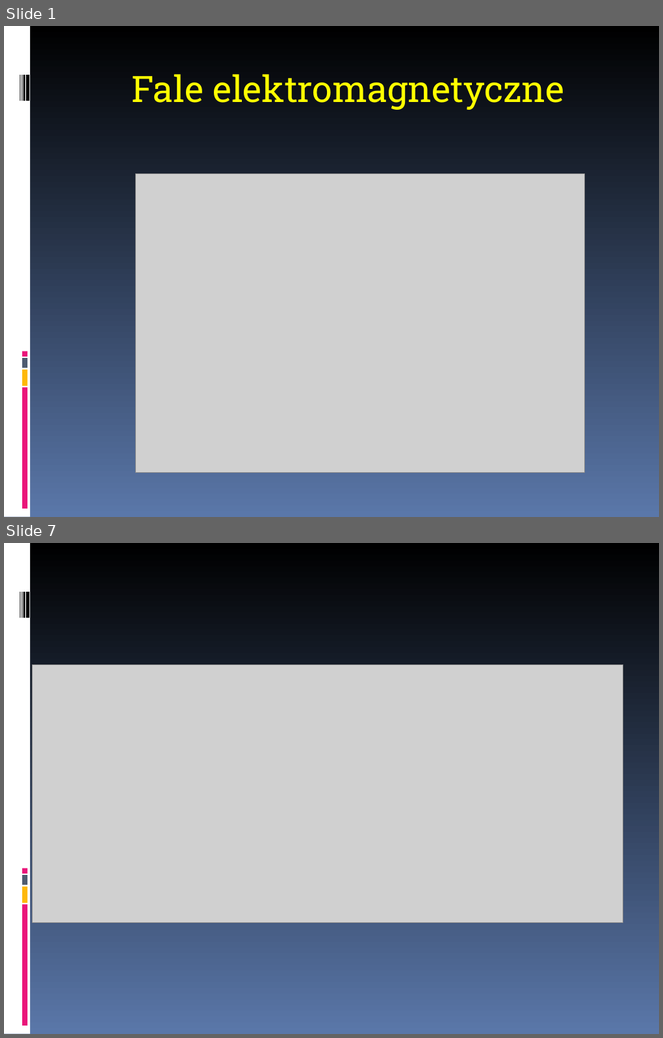
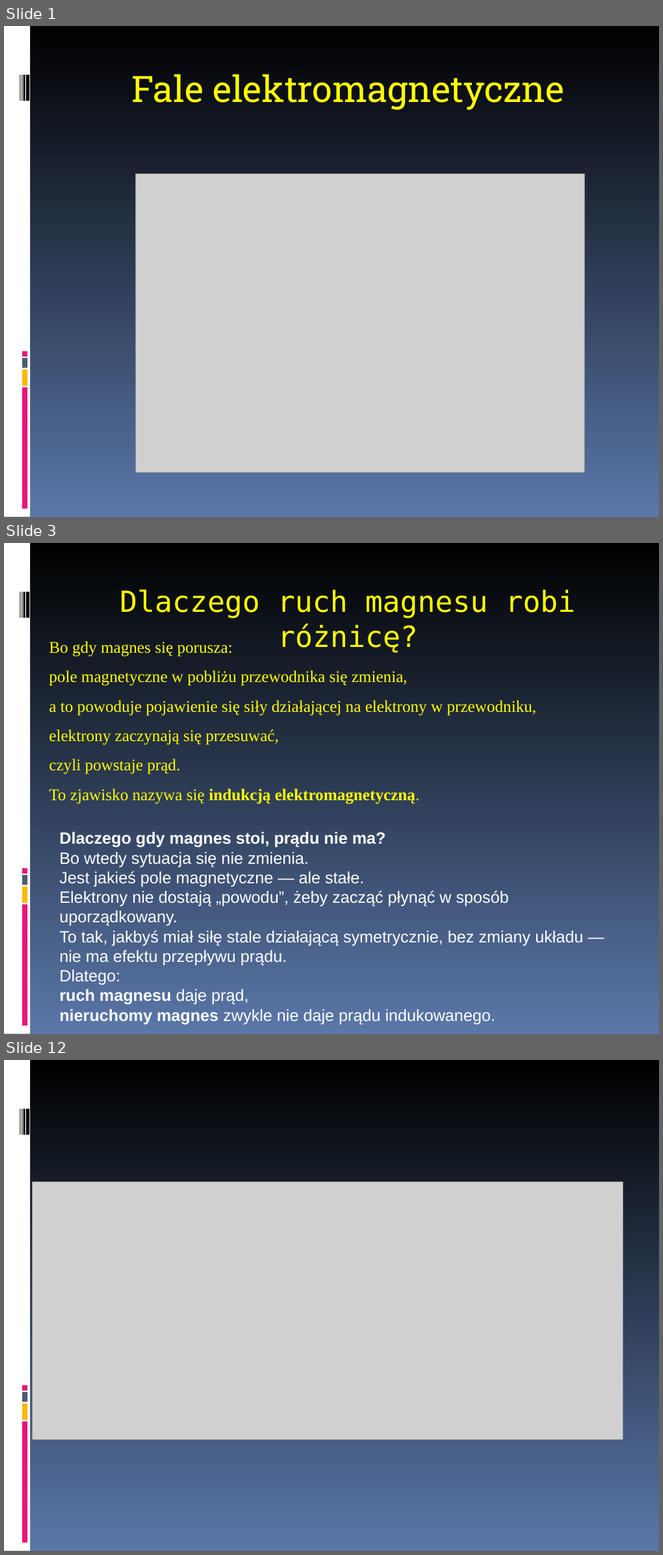
Before and after one commit to MichalMus/Fizyka-w-szkole, a slide deck: 4.Drgania i fale/5.Fale elektromagnetyczne.ppt. Shown one above the other, each under a label of ours: slides 1 and 7 before the commit, slides 1, 3 and 12 after it; the slides between them are not shown. The pictures are 663x1038 and 663x1555 pixels, drawn with LibreOffice and Linux fonts; fonts in the diff are those of the drawing; grey boxes stand for pictures. Boxes give left, top, right and bottom in pixels: in the first picture for what was removed or moved away, otherwise in the second. Text is boxed around its words. In the diff, an @@ line names an element or a change of style, - is before the commit and + after.

```diff
--- a/4.Drgania i fale/5.Fale elektromagnetyczne.ppt
+++ b/4.Drgania i fale/5.Fale elektromagnetyczne.ppt
@@ slide 3 added at (4, 543, 659, 1034), background gradient #000000 to #5A77A9; not listed: 9 template elements that a slide beside it also shows @@
@@ title added at (120, 589, 576, 653), 32 pt, text #FFFF00 @@
+Dlaczego ruch magnesu robi różnicę?
@@ text added at (49, 641, 537, 804), 18 pt, text #FFFF00 @@
+Bo gdy magnes się porusza:
+pole magnetyczne w pobliżu przewodnika się zmienia,
+a to powoduje pojawienie się siły działającej na elektrony w przewodniku,
+elektrony zaczynają się przesuwać,
+czyli powstaje prąd.
+To zjawisko nazywa się indukcją elektromagnetyczną.
@@ text added at (59, 832, 583, 1025), 18 pt, text #FFFFFF @@
+Dlaczego gdy magnes stoi, prądu nie ma?
+Bo wtedy sytuacja się nie zmienia.
+Jest jakieś pole magnetyczne — ale stałe.
+Elektrony nie dostają „powodu”, żeby zacząć płynąć w sposób uporządkowany.
+To tak, jakbyś miał siłę stale działającą symetrycznie, bez zmiany układu — nie ma efektu przepływu prądu.
+Dlatego:
+ruch magnesu daje prąd,
+nieruchomy magnes zwykle nie daje prądu indukowanego.
@@ what was slide 7 is now slide 12 @@
```
Also in this commit, not shown: 13 other slides added, 9 other files.
